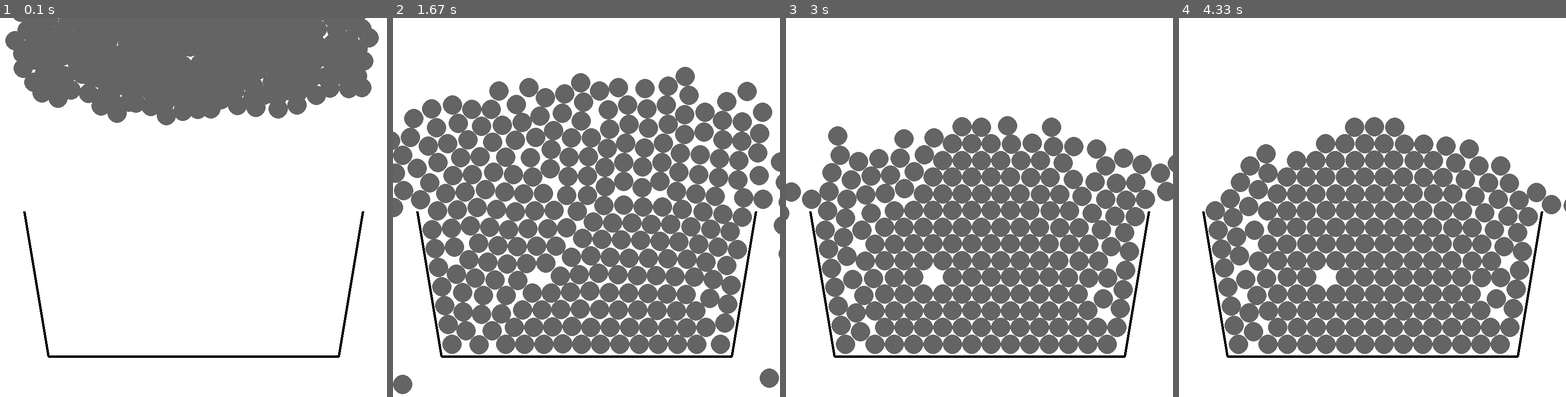
Above: before the commit, frames 1-4 (left to right).
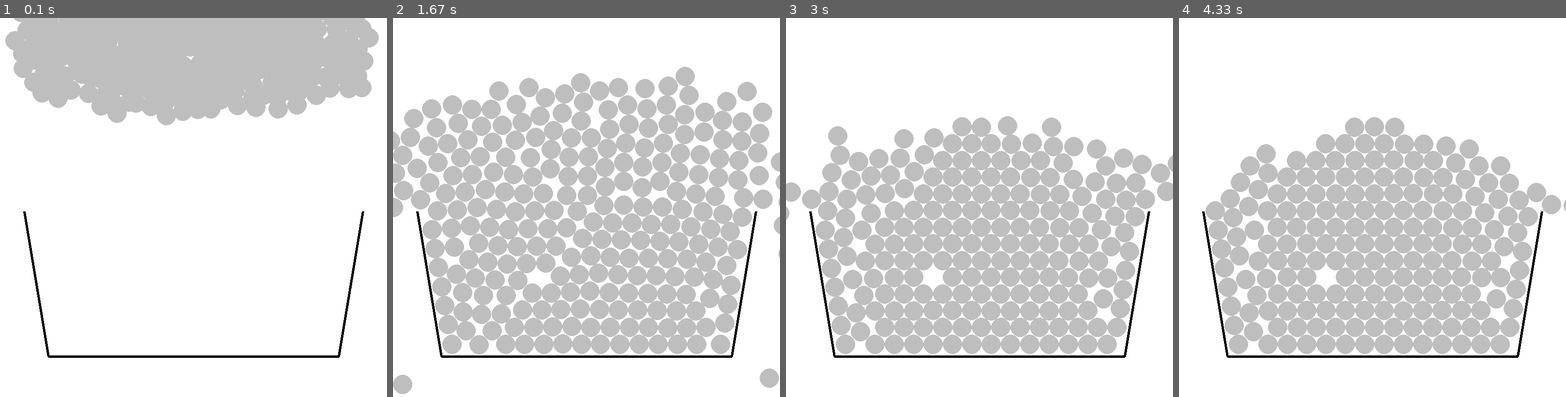
Above: after the commit, the same moments.

Repository: Alex-Epstein/Blueprint
Game: pygame game, started from free_fall.py
The game is run twice, just before and just after one commit, with the same random seed, the same clock (stepped at 60 frames per second) and the same inputs.
Inputs:
- Up to frame 1 (0.1 s): no input
- Up to frame 2 (1.67 s): no input
- Up to frame 3 (3 s): no input
- Up to frame 4 (4.33 s): no input

The runs differ from the first frame. In frame 1, 22% of the frame differs, in the area x 1-98%, y 0-29%; in frame 2, 49%, in the area x 0-100%, y 12-100%; in frame 3, 40%; in frame 4, 38%.

Commit message:
modified colors in free_fall, created projectile_motion.py

Diff:
--- a/free_fall.py
+++ b/free_fall.py
@@ -1,9 +1,8 @@
 import pymunk, pygame, sys, random
 
-BLACK = pygame.Color(0, 0, 0)
-LIGHT_GREY = pygame.Color(200, 200, 200)
-DARK_GREY = pygame.Color(100, 100, 100)
-WHITE = pygame.Color(255, 255, 255)
+BLACK = pygame.Color("black")
+GREY = pygame.Color("grey")
+WHITE = pygame.Color("white")
 
 pygame.init()
 screen = pygame.display.set_mode((800, 800), pygame.RESIZABLE)
@@ -23,7 +22,7 @@
     for circle in circles:
         pos_x = int(circle.body.position.x)
         pos_y = int(circle.body.position.y)
-        pygame.draw.circle(screen, DARK_GREY, (pos_x, pos_y), circle.radius)
+        pygame.draw.circle(screen, GREY, (pos_x, pos_y), circle.radius)
 
 def create_bound(space, a_x, a_y, b_x, b_y, radius):
     body = pymunk.Body(0, 0, pymunk.Body.STATIC)
--- /dev/null
+++ b/projectile_motion.py
@@ -0,0 +1 @@
+import pymunk, pygame, sys
